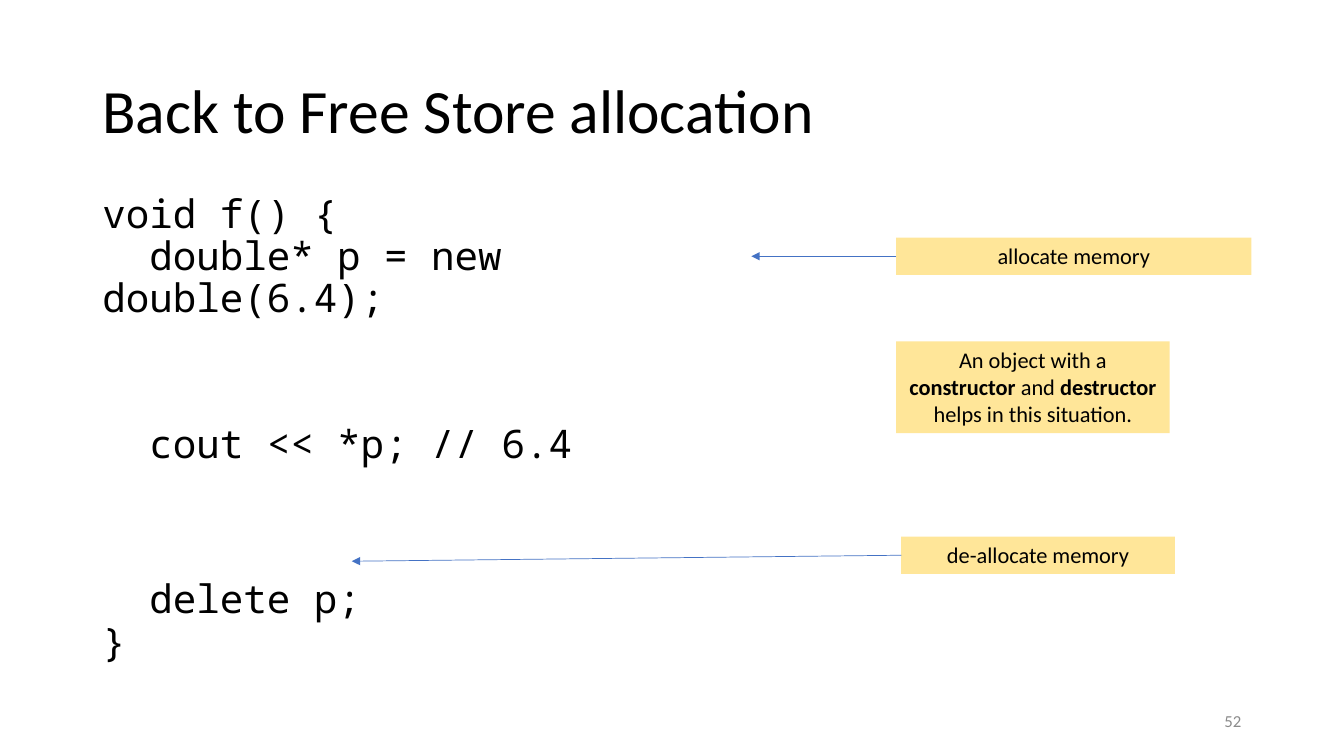
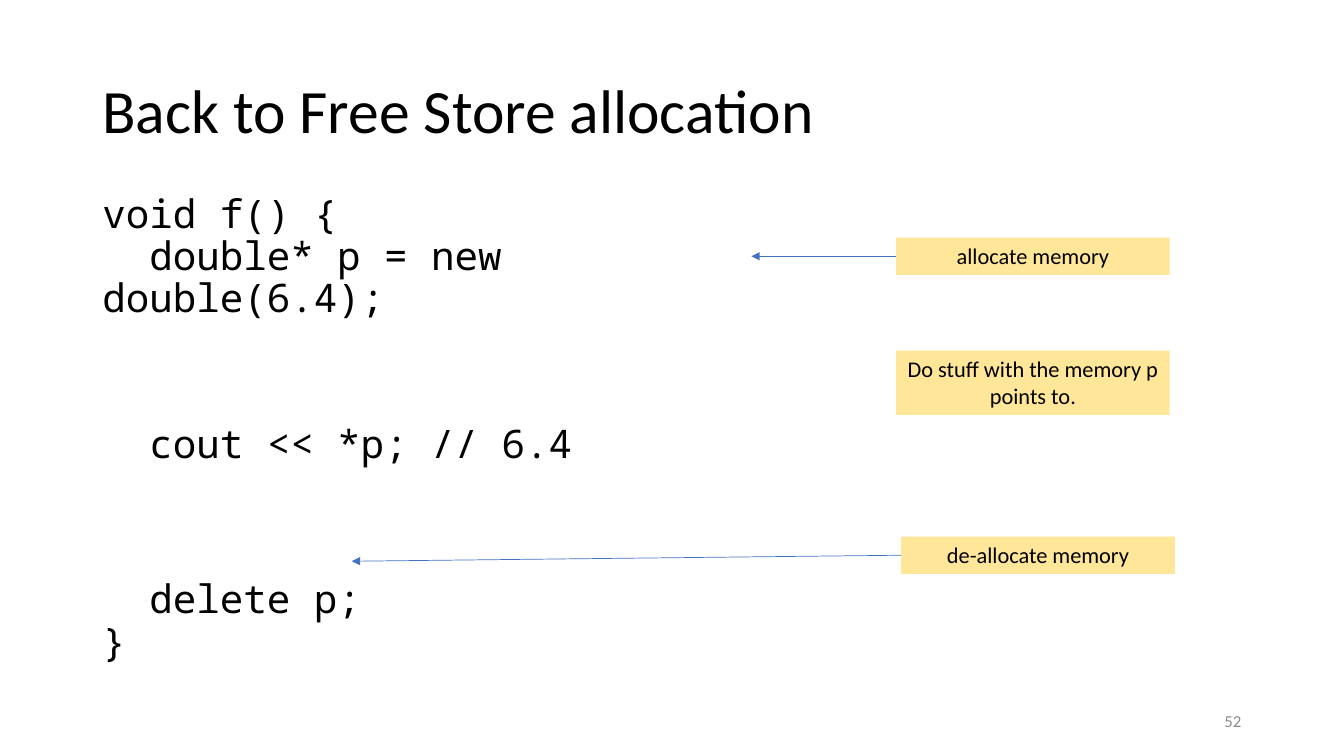
Before and after one commit to tjd1234/cmpt135spring2024, a slide deck: slide 52 of sample_code/week5/week5_cmpt135.pptx. Drawn at 1344x756 pixels with LibreOffice and Linux fonts; fonts in the diff are those of the drawing. Boxes give left, top, right and bottom in pixels: in the first picture for what was removed or moved away, otherwise in the second. Text is boxed around its words. In the diff, an @@ line names an element or a change of style, - is before the commit and + after.

```diff
--- a/sample_code/week5/week5_cmpt135.pptx
+++ b/sample_code/week5/week5_cmpt135.pptx
@@ rectangle "allocate memory": place and size @@
-rectangle "allocate memory" at [896,238,1252,275]
+rectangle "allocate memory" at [896,238,1171,275]
@@ rectangle "Do stuff with the memory ...": place and size @@
-rectangle "Do stuff with the memory ..." at [896,342,1171,434]
+rectangle "Do stuff with the memory ..." at [896,351,1171,415]
@@ text in rectangle at [908,361,1158,408]: text changed @@
-An object with a constructor and destructor helps in this situation.
+Do stuff with the memory p points to.
```
Also in this commit, not shown: 37 other slides changed, 3 slides added, 1 other file.
